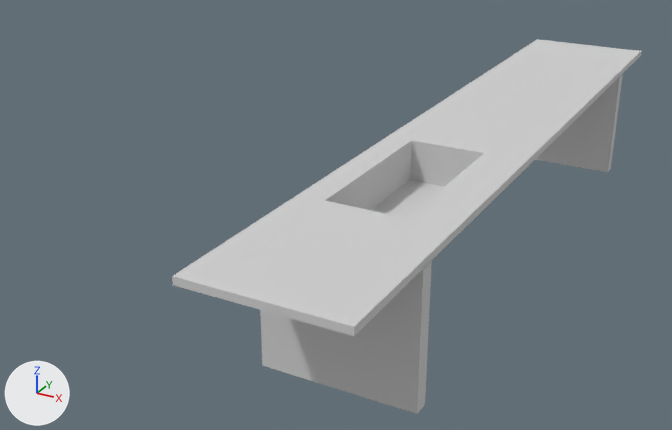
What one commit did to the Blender file Modellen/Scenery/lab desk.blend.
Camera for both pictures: a 50 mm lens placed at (6.69, -13.41, 6.11), pointed at (0.26, -1.72, 0.26). Arrows for +X, +Y and +Z are at lower left; the lights stay in place.
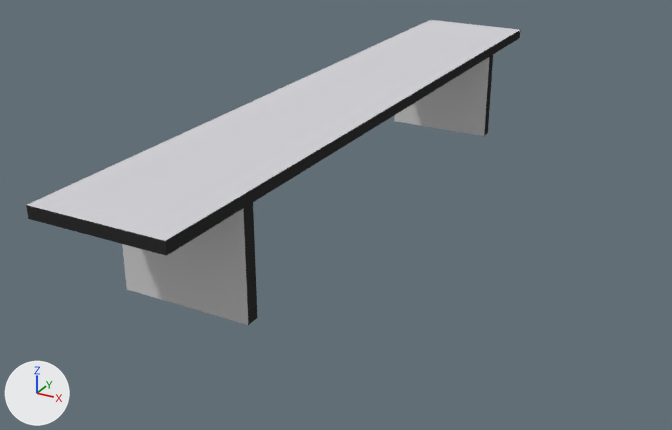
Commit message: Lab desk update

Pixel boxes [x1, y1, x2, y2] of what changed, in the pictures (672 x 430 px; the box of a moved part takes in the faces that stretch with it):
'Cube.002', reshaped, moved (19% shorter)
    before: [172, 39, 641, 414]
    after: [26, 20, 520, 325]
part 1 of me_cube_004, moved or reshaped
    before: [535, 74, 623, 172]
    after: [394, 55, 493, 136]
part 2 of me_cube_004, moved or reshaped
    before: [260, 260, 432, 414]
    after: [122, 203, 258, 325]
part 3 of me_cube_004, rebuilt (20% shorter)
    before: [172, 39, 641, 336]
    after: [26, 20, 520, 256]

The edits, one by one:
Picture 'white_texture.jpg' (img_white_texture_jpg) is new.
Material 'zwart_randje' (mat_zwart_randje) is new.
Its base color is (0.0311, 0.0311, 0.0311) (black #313131).
Material 'white_texture' (mat_white_texture) is new.
Its texture is img_white_texture_jpg.
me_cube_004 is used by ob_cube_002; location (2.4, -5.5, 0.95); scale (1.0, -0.106, 0.891).
me_cube_004 had 52 vertices, 45 faces and spanned x -1.0..1.0, y -93.0..15.1, z -1.0..1.1.
me_cube_004 now has 28 vertices, 18 faces and spans x -1.0..3.6, y -55.2..55.7, z -1.8..0.7.
me_cube_004 part 1: the loose piece of 8 vertices spanning x -1.0..1.0, y -79.7..-77.7, z -1.0..1.0 is moved by (0.0, 39.1, -0.8).
me_cube_004 part 2: the loose piece of 8 vertices spanning x -1.0..1.0, y -1.0..1.0, z -1.0..1.0 is moved by (0.0, 40.8, -0.8).
me_cube_004 part 3: the loose piece of 36 vertices spanning x -1.0..1.0, y -93.0..15.1, z 0.4..1.1 is rebuilt with 8 vertices and now spans x -1.0..1.0, y -55.2..55.7, z 0.0..0.2.
me_cube_004 now uses material mat_zwart_randje (black #313131).
me_cube_004 now uses material mat_white_texture (picture img_white_texture_jpg).
Object 'Cube.002' (ob_cube_002) moves from (2.4, -5.5, 0.95) to (-0.3, -0.43, 1.67).
